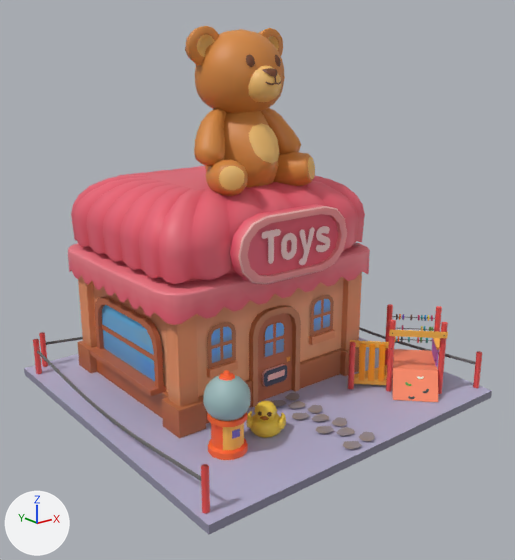
Renders of the FBX model Gamefuel - R2F - Environment/Assets/Models/ToyShop/ToyShop.fbx from each side of a commit.
Before and after are seen from a 50 mm camera at (-0.0283, -0.0419, 0.0379) aimed at (0.0195, 0.0179, 0.014). Arrows for +X, +Y and +Z are at lower left; the lights stay in place. Where no turn or scale is listed for an object, it has been applied to the vertices.

The older version as bpy lines, for what is in view:
```python
mat_m_colouratlasnew = principled_material('M_ColourAtlasNew')
mat_m_colouratlasnew.texture = img_t_colouratlas_png
mat_m_glass = principled_material('M_Glass')
mat_m_glass.base_color = (0.336, 0.494, 0.5)  # cyan #9dbbbc
me_mesh = bpy.data.meshes.new('Mesh')
me_mesh.from_pydata(...)  # 4862 vertices, 4342 faces; spans x 0.0..0.04, y 0.0..0.04, z -0.0008..0.0408
# faces by material slot: [623, 3519, 84, 116]
me_mesh.materials.append(mat_m_colouratlasnew)  # picture img_t_colouratlas_png
me_mesh.materials.append(mat_m_colouratlasrg)  # picture img_textures2_tga
me_mesh.materials.append(mat_m_glass)  # cyan #9dbbbc
me_mesh.materials.append(mat_toypath_plamseaportsg1)  # picture img_textures2_tga_001
ob_toyshop = bpy.data.objects.new('ToyShop', me_mesh)
ob_toyshop.location = (0.0, 0.0, 0.0)
```
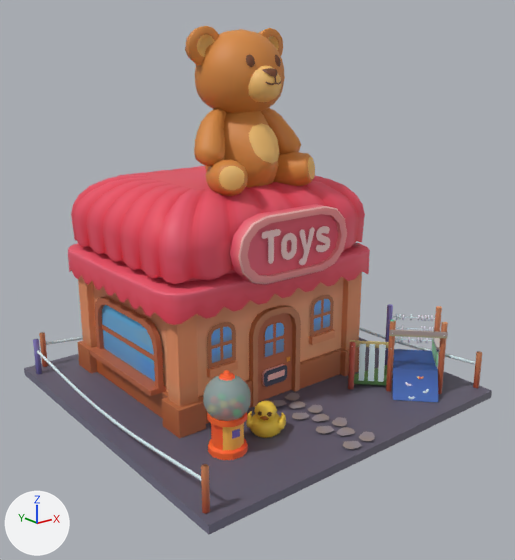
Changed parts and their boxes (x1, y1, x2, y2) in the pictures (515 x 560 px):
'ToyShop', surface changed
    both: (24, 165, 492, 535)
part 1 of me_mesh, surface changed
    both: (24, 166, 492, 535)

Edits to the bpy script that builds the scene:
```text
Change mat_m_colouratlasnew:
    mat_m_colouratlasnew.texture: img_t_colouratlas_png -> img_textures2_tga
    mat_m_colouratlasnew.roughness: 0.5 -> 0.553
Change mat_m_glass:
    mat_m_glass.alpha: 1.0 -> 0.582
Change me_mesh:
    where me_mesh.from_pydata(...)  # 4862 vertices, 4342 faces; spans x 0.0..0.04, y 0.0..0.04, z -0.0008..0.0408
    used by ob_toyshop; location = (0.0, 0.0, 0.0)
    me_mesh part 1: texture (UV) coordinates of 945 of 4342 faces, centred in x 0.0..0.0337, y 0.0..0.04, z 0.0005..0.0248, changed; they spanned u 0.22..0.32, v 0.73..0.79 and now span u 0.22..0.3, v 0.74..0.78
```
